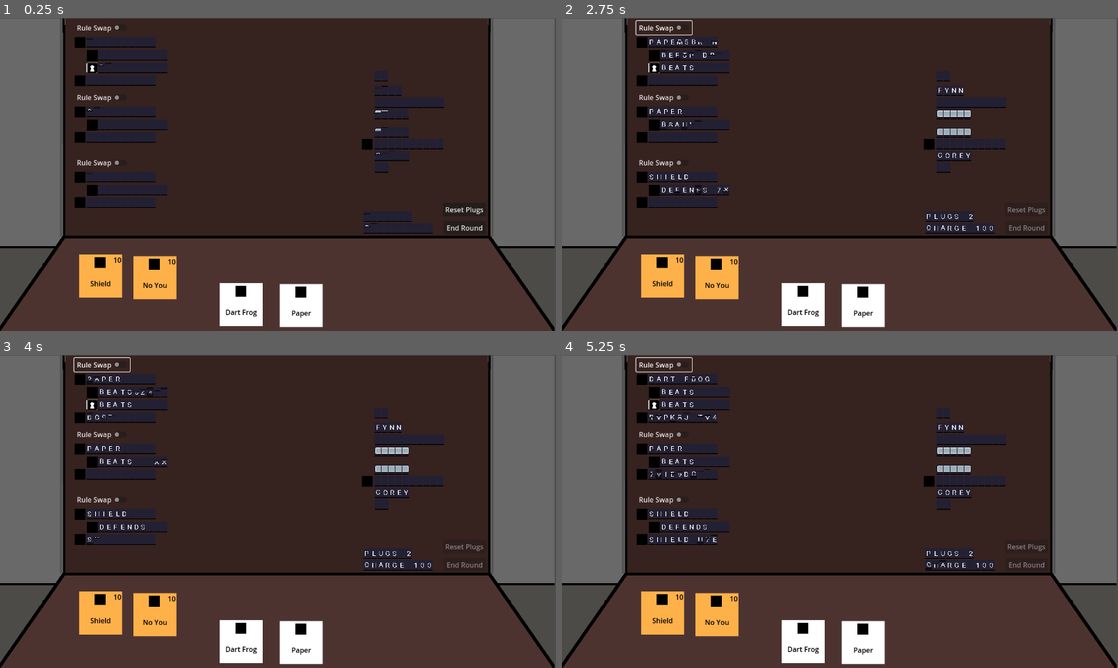
Above: before the commit, frames 1-4 (two rows, left to right).
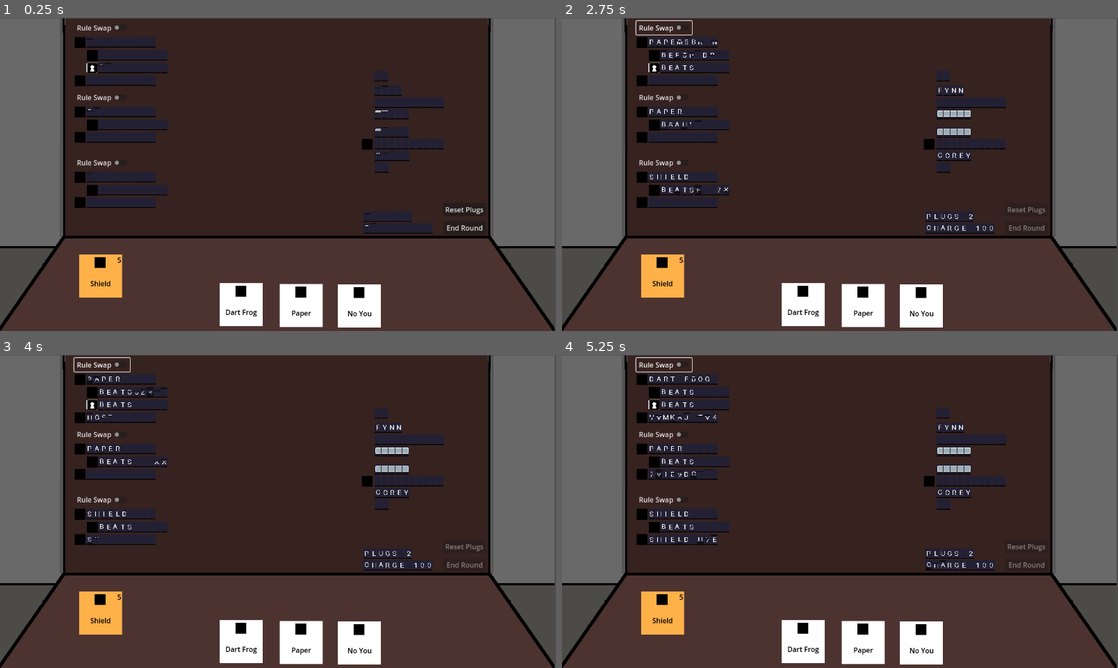
Above: after the commit, the same moments.

Repository: coreytbyrne/RPSGame
Game: Godot game, scene res://game_scenes/encounter/encounter.tscn
Two runs of this game, one before a commit and one after it. Both use one fixed random seed, a clock stepped at 60 frames per second and the inputs below. This scene is started directly instead of the project's main scene. The engine's default icon, where the game draws it, is replaced by a stand-in: a white triangle on a blue panel in a dark square.
Inputs (mouse positions are in pixels of both pictures, inside the frame that each line leads up to):
- Up to frame 1 (0.25 s): no input
- Up to frame 2 (2.75 s): click "End Round" at 0.5 s; click "Rule Swap" at 1.25 s; click "Rule Swap" at 2 s
- Up to frame 3 (4 s): click "Rule Swap" at 2.75 s; tap Enter at 3.5 s; move the mouse to (77, 380) at 3.52 s; press the mouse at (77, 380) at 3.53 s
- Up to frame 4 (5.25 s): move the mouse to (656, 392) at 4.27 s; release the mouse at (656, 392) at 4.28 s; click (656, 392) at 4.35 s; move the mouse to (639, 417) at 5.02 s; press the mouse at (639, 417) at 5.03 s

The runs differ from the first frame. In frame 1, 2.2% of the frame differs, in the area x 20-69%, y 76-99%; in frame 2, 2.2%; in frame 3, 2.2%; in frame 4, 2.2%, in the area x 15-69%, y 19-99%.

Commit message:
Fixed bug with Opponent health not visually updating

Diff:
--- a/entities/participant/participant.gd
+++ b/entities/participant/participant.gd
@@ -8,8 +8,7 @@
 
 @onready var dosage:int = 0:
 	set(value):
-		if self is Player:
-			spinner_dose_node.update_dose_value(value)
+		spinner_dose_node.update_dose_value(value)
 		dosage = value
 
 @onready var max_dosage:int = 5:
--- a/entities/rule/rule.tscn
+++ b/entities/rule/rule.tscn
@@ -38,8 +38,8 @@
 [node name="RuleActive" type="Sprite2D" parent="."]
 visible = false
 self_modulate = Color(18.892157, 0, 0, 1)
-position = Vector2(181, 31.000002)
-scale = Vector2(0.021613598, 0.582656)
+position = Vector2(0, 30)
+scale = Vector2(0.1045568, 0.10937499)
 texture = ExtResource("6_qfgrd")
 
 [node name="RuleSwapButton" type="CheckButton" parent="."]
--- a/game_scenes/encounter/encounter_configs/test_encounter.tres
+++ b/game_scenes/encounter/encounter_configs/test_encounter.tres
@@ -2,9 +2,9 @@
 
 [ext_resource type="Script" uid="uid://bjdowbdjn3vcg" path="res://entities/cartridge/cartridge_config_base.gd" id="1_v7cu4"]
 [ext_resource type="Script" uid="uid://qhm0afqsyma5" path="res://game_scenes/encounter/encounter_configs/encounter_config_base.gd" id="2_nn4yx"]
-[ext_resource type="Resource" uid="uid://cgl7wwkbxxgc5" path="res://entities/cartridge/configs/rock_cartridge.tres" id="2_v7cu4"]
 [ext_resource type="Resource" uid="uid://h7e67t3yvwi3" path="res://entities/cartridge/configs/shield_cartridge.tres" id="3_rmxvs"]
 [ext_resource type="Resource" uid="uid://deesxaf4iww38" path="res://entities/cartridge/configs/paper_cartridge.tres" id="3_y41la"]
+[ext_resource type="Resource" uid="uid://dw8x1kkl8q3nf" path="res://entities/cartridge/configs/ham_cartridge.tres" id="4_rmxvs"]
 [ext_resource type="Script" uid="uid://cfk5nrkdvl5ig" path="res://entities/rule/rule_configs/rule_configs.gd" id="5_ko5nk"]
 [ext_resource type="Resource" uid="uid://cb3gmitt1e1ge" path="res://entities/cartridge/configs/dart_frog_cartridge.tres" id="5_y41la"]
 [ext_resource type="Resource" uid="uid://nip2xaxsoor6" path="res://entities/cartridge/configs/no_you_cartridge.tres" id="6_v7cu4"]
@@ -33,15 +33,13 @@
 
 [resource]
 script = ExtResource("2_nn4yx")
-player_cartridges = Array[ExtResource("1_v7cu4")]([ExtResource("5_y41la"), ExtResource("3_y41la")])
+player_cartridges = Array[ExtResource("1_v7cu4")]([ExtResource("5_y41la"), ExtResource("3_y41la"), ExtResource("6_v7cu4")])
 player_disposable_transmitters = Dictionary[ExtResource("1_v7cu4"), int]({
-ExtResource("3_rmxvs"): 10,
-ExtResource("6_v7cu4"): 10
+ExtResource("3_rmxvs"): 5
 })
-opponent_cartridges = Array[ExtResource("1_v7cu4")]([ExtResource("3_y41la"), ExtResource("3_rmxvs")])
+opponent_cartridges = Array[ExtResource("1_v7cu4")]([ExtResource("3_rmxvs"), ExtResource("5_y41la"), ExtResource("4_rmxvs")])
 opponent_disposable_cartridges = Dictionary[ExtResource("1_v7cu4"), int]({
-ExtResource("5_y41la"): 10,
-ExtResource("2_v7cu4"): 10
+ExtResource("3_y41la"): 5
 })
 rules = Array[ExtResource("5_ko5nk")]([SubResource("Resource_y41la"), SubResource("Resource_p0vx0"), SubResource("Resource_p3r7q")])
 metadata/_custom_type_script = "uid://qhm0afqsyma5"
